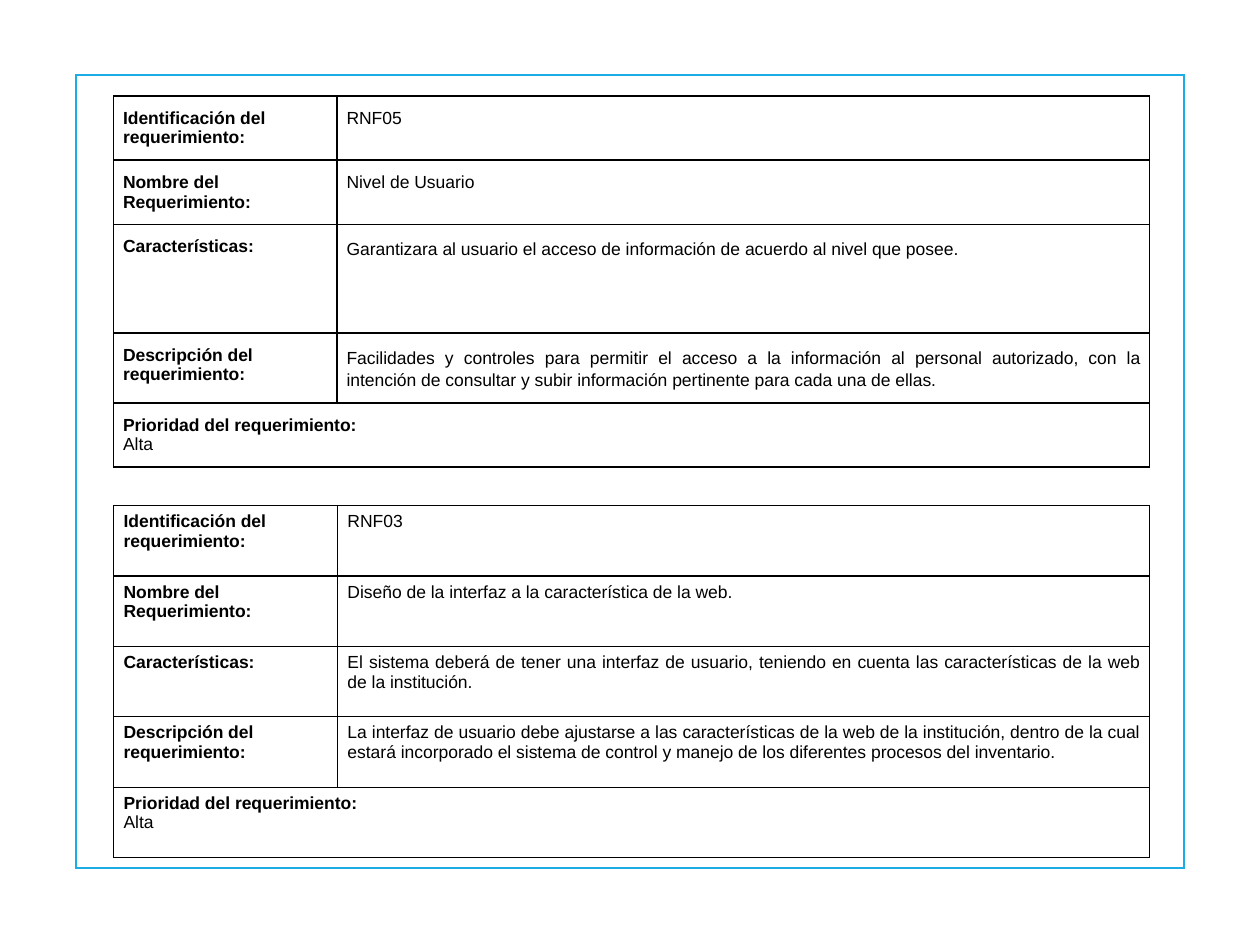
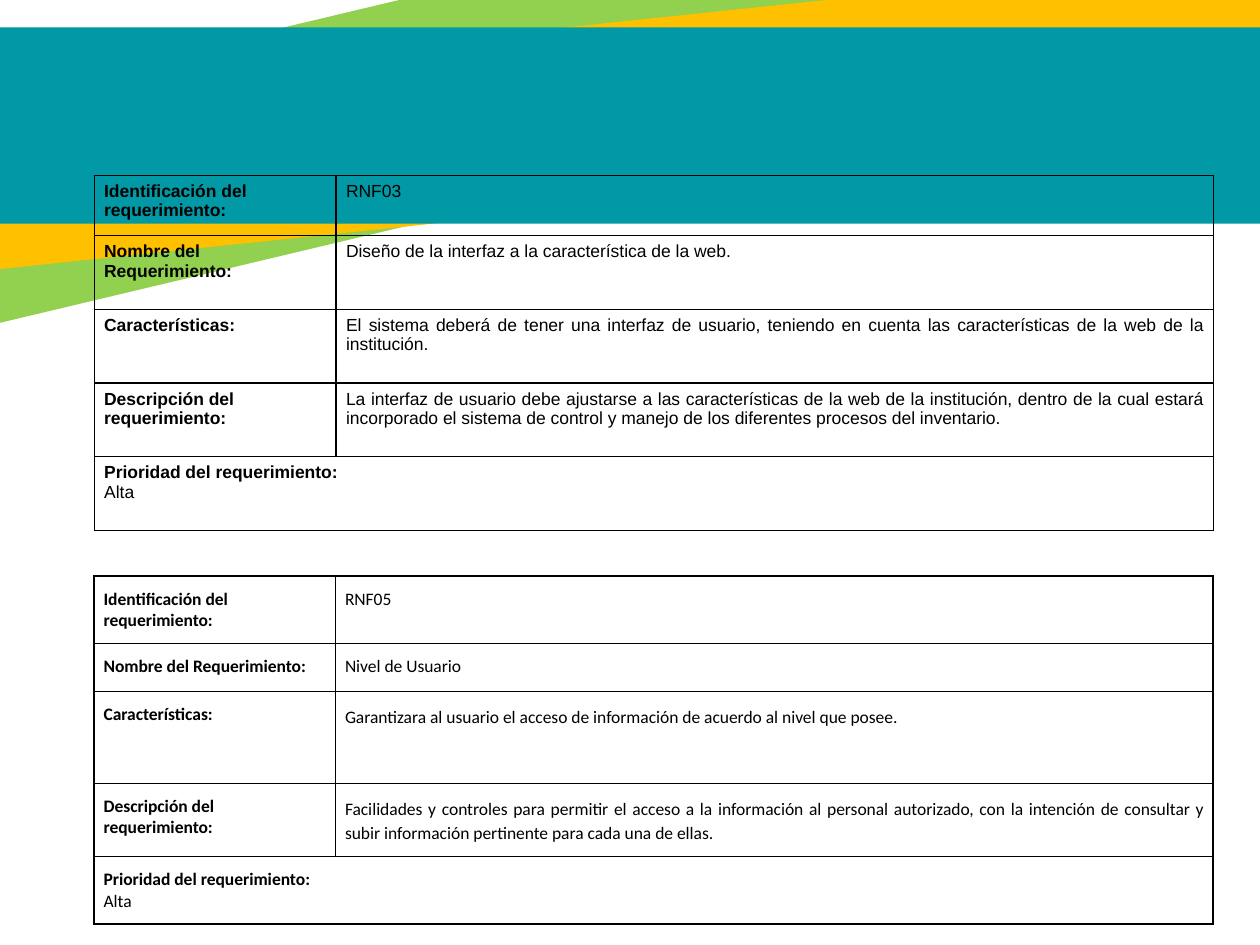
Before and after one commit to jackas779/proyecto, a slide deck: slide 22 of Presentación - Proyecto.pptx. Drawn at 1260x945 pixels with LibreOffice and Linux fonts; fonts in the diff are those of the drawing; background and template pictures are left out. Boxes give left, top, right and bottom in pixels: in the first picture for what was removed or moved away, otherwise in the second. Text is boxed around its words. In the diff, an @@ line names an element or a change of style, - is before the commit and + after.

```diff
--- a/Presentación - Proyecto.pptx
+++ b/Presentación - Proyecto.pptx
@@ rectangle added at (0,0,1260,387), fill #92D050 @@
@@ rectangle added at (0,0,1260,283), fill #FFC000 @@
@@ rectangle added at (0,28,1260,224), fill #0099A5 @@
@@ rectangle removed at (77,74,1184,868) @@
@@ table: place and size @@
-table at (113,505,1149,858)
+table at (94,175,1213,530)
@@ table at (94,576,1213,924) @@
@@ font Arial to Calibri @@
@@ table: place and size @@
-table at (113,96,1149,479)
+table at (94,576,1213,924)
```
Also in this commit, not shown: 24 other slides changed, 4 slides added, 3 slides removed.
